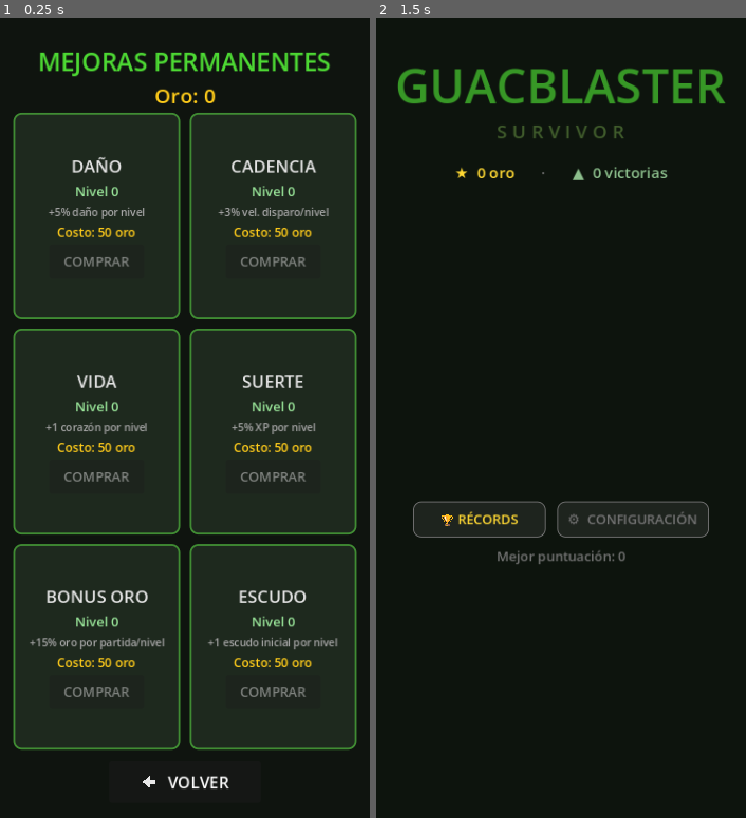
Above: before the commit, frames 1-2 (left to right).
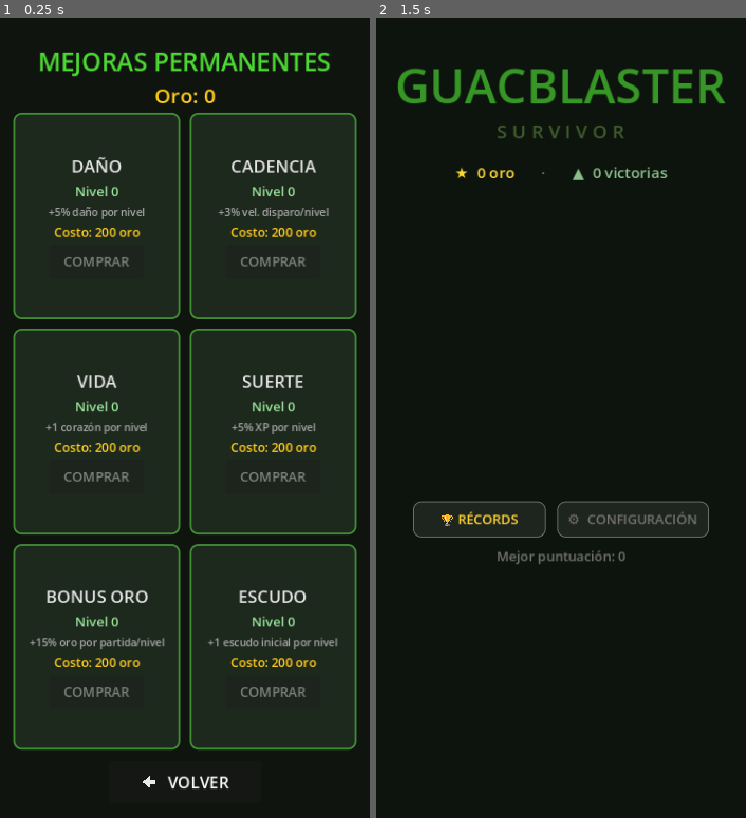
Above: after the commit, the same moments.

Repository: JoseNoIP/gb-GuacBlaster-Survivor
Game: Godot game, scene res://src/scenes/UpgradeScreen.tscn
Same seed, same stepped clock (60 frames per second), same inputs: the game is played once before the commit and once after it. This scene is started directly instead of the project's main scene.
Inputs (mouse positions are in pixels of both pictures, inside the frame that each line leads up to):
- Up to frame 1 (0.25 s): no input
- Up to frame 2 (1.5 s): tap Enter at 0.5 s; move the mouse to (642, 378) at 0.52 s; hold Shift 0.53-1.25 s; click (642, 378) at 0.67 s; click (561, 778) at 1.25 s

The runs differ from the first frame. In frame 1, 1.1% of the frame differs, in the area x 14-86%, y 26-82%; in frame 2, nothing differs.

Commit message:
feat: Introduce enemy HP scaling over time, adjust power-up mechanics, and refine player power-up interactions for improved gameplay dynamics

Diff:
--- a/src/core/Constants.gd
+++ b/src/core/Constants.gd
@@ -69,6 +69,9 @@
 const BOSS_PHASE2_SPREAD_COUNT: int = 3
 const BOSS_PHASE2_SPREAD_ANGLE: float = 20.0
 
+# --- Enemy HP time scaling ---
+const ENEMY_HP_SCALE_PER_MIN: float = 0.8
+
 # --- Spawner ---
 const SPAWNER_INITIAL_INTERVAL: float = 0.8
 const SPAWNER_MIN_INTERVAL: float = 0.2
@@ -91,8 +94,10 @@
 	&"guac_storm",
 ]
 const POWERUP_CARDS_PER_LEVEL: int = 3
+const POWERUP_MAX_STACKS: int = 3
 const POWERUP_DURATION: float = 45.0
 const RAPID_FIRE_MULTIPLIER: float = 2.0
+const RAPID_FIRE_LINEAR_FACTOR: float = 0.9
 const PLAYER_AUTOFIRE_MIN: float = 0.05
 const MOLE_GRENADE_COOLDOWN: float = 5.0
 const JALAPENO_LASER_DURATION: float = 2.0
@@ -108,8 +113,8 @@
 const META_GOLD_BONUS_PER_LEVEL: float = 0.15
 const META_STARTER_SHIELD_PER_LEVEL: int = 1
 const META_MAX_UPGRADE_LEVEL: int = 5
-const META_UPGRADE_COST_BASE: int = 50
-const META_UPGRADE_COST_GROWTH: float = 1.8
+const META_UPGRADE_COST_BASE: int = 200
+const META_UPGRADE_COST_GROWTH: float = 2.0
 const GOLD_PER_SCORE_POINT: float = 0.1
 const GOLD_PER_HEART_KEPT: int = 25
 const PLAYER_SWIPE_SENSITIVITY: float = 1.0
@@ -122,7 +127,7 @@
 
 # --- XP ---
 const XP_BASE_REQUIRED: int = 150
-const XP_SCALE_FACTOR: float = 1.2
+const XP_SCALE_FACTOR: float = 1.35
 
 # --- Combat ---
 const PLAYER_CONTACT_INVINCIBILITY: float = 1.0
@@ -150,7 +155,7 @@
 		"id": &"habanero",
 		"name": "Habanero",
 		"desc": "Cadencia +25%. -1 corazón.",
-		"hp_bonus": -1, "fire_rate_mult": 1.25, "damage_mult": 1.0, "cost": 200,
+		"hp_bonus": -1, "fire_rate_mult": 1.25, "damage_mult": 1.0, "cost": 600,
 		"fire_mode": &"normal",
 		"sprite_tint": Color(1.0, 0.55, 0.15),
 		"bullet_tint": Color(1.0, 0.5, 0.1),
@@ -160,7 +165,7 @@
 		"id": &"serrano",
 		"name": "Serrano",
 		"desc": "Daño +15%. +1 corazón. Cadencia -20%.",
-		"hp_bonus": 1, "fire_rate_mult": 0.8, "damage_mult": 1.15, "cost": 300,
+		"hp_bonus": 1, "fire_rate_mult": 0.8, "damage_mult": 1.15, "cost": 900,
 		"fire_mode": &"normal",
 		"sprite_tint": Color(0.65, 1.0, 0.15),
 		"bullet_tint": Color(0.65, 1.0, 0.2),
@@ -170,7 +175,7 @@
 		"id": &"doble_guac",
 		"name": "Doble Guac",
 		"desc": "2 balas simultáneas en paralelo.",
-		"hp_bonus": 0, "fire_rate_mult": 1.0, "damage_mult": 1.0, "cost": 450,
+		"hp_bonus": 0, "fire_rate_mult": 1.0, "damage_mult": 1.0, "cost": 1350,
 		"fire_mode": &"double",
 		"sprite_tint": Color(0.2, 0.85, 1.0),
 		"bullet_tint": Color(0.25, 0.9, 1.0),
@@ -180,7 +185,7 @@
 		"id": &"veloz",
 		"name": "Jalapeño Veloz",
 		"desc": "Cadencia ×1.7. Daño -25%. Balas pequeñas.",
-		"hp_bonus": 0, "fire_rate_mult": 1.7, "damage_mult": 0.75, "cost": 600,
+		"hp_bonus": 0, "fire_rate_mult": 1.7, "damage_mult": 0.75, "cost": 1800,
 		"fire_mode": &"normal",
 		"sprite_tint": Color(1.0, 1.0, 0.15),
 		"bullet_tint": Color(1.0, 1.0, 0.2),
@@ -190,7 +195,7 @@
 		"id": &"tornado",
 		"name": "Tornado Verde",
 		"desc": "3 balas en abanico (±25°). Cadencia -25%.",
-		"hp_bonus": 0, "fire_rate_mult": 0.75, "damage_mult": 1.0, "cost": 750,
+		"hp_bonus": 0, "fire_rate_mult": 0.75, "damage_mult": 1.0, "cost": 2250,
 		"fire_mode": &"fan3",
 		"sprite_tint": Color(0.55, 0.25, 1.0),
 		"bullet_tint": Color(0.6, 0.35, 1.0),
@@ -200,7 +205,7 @@
 		"id": &"aplastador",
 		"name": "Mole Aplastador",
 		"desc": "Daño ×2, balas grandes. +1 corazón. Cadencia -40%.",
-		"hp_bonus": 1, "fire_rate_mult": 0.6, "damage_mult": 2.0, "cost": 1000,
+		"hp_bonus": 1, "fire_rate_mult": 0.6, "damage_mult": 2.0, "cost": 3000,
 		"fire_mode": &"heavy",
 		"sprite_tint": Color(0.65, 0.3, 0.08),
 		"bullet_tint": Color(0.75, 0.25, 0.05),
@@ -210,7 +215,7 @@
 		"id": &"gran_abanico",
 		"name": "Gran Abanico",
 		"desc": "5 balas en abanico (±40°). Cadencia -50%.",
-		"hp_bonus": 0, "fire_rate_mult": 0.5, "damage_mult": 1.0, "cost": 1400,
+		"hp_bonus": 0, "fire_rate_mult": 0.5, "damage_mult": 1.0, "cost": 4200,
 		"fire_mode": &"fan5",
 		"sprite_tint": Color(1.0, 0.2, 0.65),
 		"bullet_tint": Color(1.0, 0.3, 0.7),
--- a/src/core/GameManager.gd
+++ b/src/core/GameManager.gd
@@ -6,6 +6,7 @@
 
 var _state: GameState = GameState.MENU
 var _score: int = 0
+var _gold_xp: int = 0
 var _session_time: float = 0.0
 var _current_level: int = 0
 var _xp_current: int = 0
@@ -15,6 +16,7 @@
 var _combo_kills: int = 0
 var _endless_mode: bool = false
 var _waves_cleared: int = 0
+var _powerup_stacks: Dictionary = {}
 
 func _ready() -> void:
 	EventBus.player_died.connect(_on_player_died)
@@ -24,6 +26,7 @@
 	EventBus.boss_defeated.connect(_on_boss_defeated)
 	EventBus.enemy_destroyed.connect(_on_enemy_destroyed)
 	EventBus.player_damaged.connect(_on_player_damaged_combo)
+	EventBus.powerup_stack_changed.connect(_on_powerup_stack_changed_gm)
 
 func _process(delta: float) -> void:
 	if _state == GameState.PLAYING:
@@ -32,12 +35,14 @@
 func start_game() -> void:
 	_state = GameState.PLAYING
 	_score = 0
+	_gold_xp = 0
 	_session_time = 0.0
 	_current_level = 0
 	_xp_current = 0
 	_xp_required = Constants.XP_BASE_REQUIRED
 	_combo_kills = 0
 	_waves_cleared = 0
+	_powerup_stacks.clear()
 	var health_bonus: int = SaveManager.get_upgrade_level(&"health") * Constants.META_HEALTH_PER_LEVEL
 	_player_health = Constants.PLAYER_BASE_HEALTH + health_bonus
 	_current_biome = SaveManager.get_victories() % Constants.BACKGROUND_PALETTE.size()
@@ -115,7 +120,7 @@
 	var gold_mult: float = 1.0 + float(gold_level) * Constants.META_GOLD_BONUS_PER_LEVEL
 	gold_mult *= WeeklyChallengeManager.get_gold_mult()
 	gold_mult *= get_biome_gold_mult()
-	return int(float(_score) * Constants.GOLD_PER_SCORE_POINT * gold_mult)
+	return int(float(_gold_xp) * Constants.GOLD_PER_SCORE_POINT * gold_mult)
 
 func _on_player_died() -> void:
 	_state = GameState.GAME_OVER
@@ -166,6 +171,7 @@
 	var level_xp: int = int(float(xp_value) * luck_mult)
 	var score_xp: int = int(float(xp_value) * luck_mult * get_combo_multiplier())
 	_score += score_xp
+	_gold_xp += level_xp
 	EventBus.xp_collected.emit(level_xp, _xp_current + level_xp, _xp_required)
 
 func _on_xp_collected(amount: int, _total: int, _required: int) -> void:
@@ -183,4 +189,14 @@
 func _pick_powerup_options() -> Array:
 	var pool: Array = Constants.POWERUP_POOL.duplicate()
 	pool.shuffle()
-	return pool.slice(0, Constants.POWERUP_CARDS_PER_LEVEL)
+	var available: Array = []
+	for entry: Variant in pool:
+		var id: StringName = entry as StringName
+		if int(_powerup_stacks.get(id, 0)) < Constants.POWERUP_MAX_STACKS:
+			available.append(id)
+		if available.size() >= Constants.POWERUP_CARDS_PER_LEVEL:
+			break
+	return available
+
+func _on_powerup_stack_changed_gm(powerup_id: StringName, count: int) -> void:
+	_powerup_stacks[powerup_id] = count
--- a/src/features/enemies/EnemyBase.gd
+++ b/src/features/enemies/EnemyBase.gd
@@ -12,10 +12,13 @@
 var _xp_value: int = 5
 var _hit_tween: Tween = null
 var _speed_mult: float = 1.0
+var _hp_time_mult: float = 1.0
 
 func _ready() -> void:
 	add_to_group(&"enemies")
 	_initialize()
+	if _hp_time_mult != 1.0:
+		_health = maxi(1, int(float(_health) * _hp_time_mult))
 
 func _initialize() -> void:
 	pass
--- a/src/features/enemies/EnemyBoss.gd
+++ b/src/features/enemies/EnemyBoss.gd
@@ -12,9 +12,11 @@
 var _phase: int = 1
 
 func _initialize() -> void:
+	var session_mult: float = 1.0 + GameManager.get_session_time() / 120.0
 	_health = int((Constants.BOSS_HP_BASE + _generation * Constants.BOSS_HP_PER_GENERATION)
 			* WeeklyChallengeManager.get_boss_hp_mult()
-			* GameManager.get_biome_boss_hp_mult())
+			* GameManager.get_biome_boss_hp_mult()
+			* session_mult)
 	_max_health = _health
 	_xp_value = Constants.BOSS_XP
 	_phase = 1
--- a/src/features/enemies/EnemySpawner.gd
+++ b/src/features/enemies/EnemySpawner.gd
@@ -93,6 +93,9 @@
 	var vp_width: float = get_viewport_rect().size.x
 	enemy.position = Vector2(randf_range(30.0, vp_width - 30.0), -30.0)
 	enemy.set(&"_speed_mult", _biome_speed_mult)
+	var minutes: float = _elapsed / 60.0
+	var hp_mult: float = 1.0 + minutes * Constants.ENEMY_HP_SCALE_PER_MIN
+	enemy.set(&"_hp_time_mult", hp_mult)
 	get_parent().add_child(enemy)
 
 func _update_difficulty() -> void:
--- a/src/features/player/Player.gd
+++ b/src/features/player/Player.gd
@@ -168,7 +168,7 @@
 		&"rapid_fire":
 			_rapid_fire_stacks = count
 			var interval: float = (
-				_base_autofire_interval / pow(Constants.RAPID_FIRE_MULTIPLIER, float(count))
+				_base_autofire_interval / (1.0 + float(count) * Constants.RAPID_FIRE_LINEAR_FACTOR)
 			)
 			_current_autofire_interval = maxf(Constants.PLAYER_AUTOFIRE_MIN, interval)
 			_autofire_timer.wait_time = _current_autofire_interval
--- a/src/features/powerups/PowerUpManager.gd
+++ b/src/features/powerups/PowerUpManager.gd
@@ -21,6 +21,8 @@
 	_update_laser_positions()
 
 func _on_powerup_selected(powerup_id: StringName) -> void:
+	if int(_stacks.get(powerup_id, 0)) >= Constants.POWERUP_MAX_STACKS:
+		return
 	if not _timers.has(powerup_id):
 		_timers[powerup_id] = []
 	var duration: float = Constants.POWERUP_DURATION
